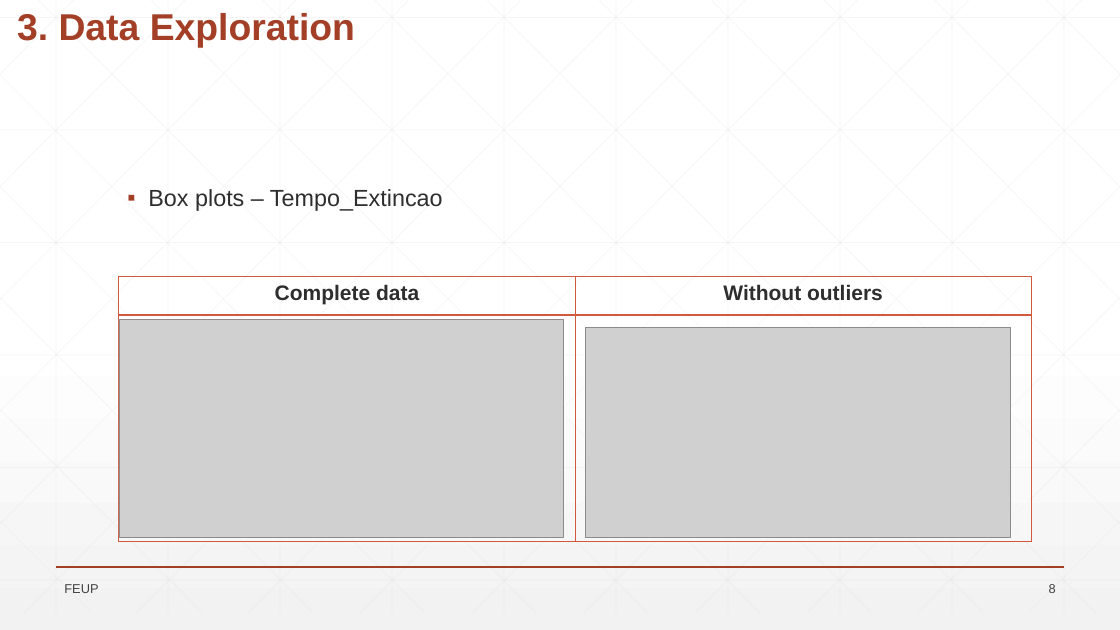
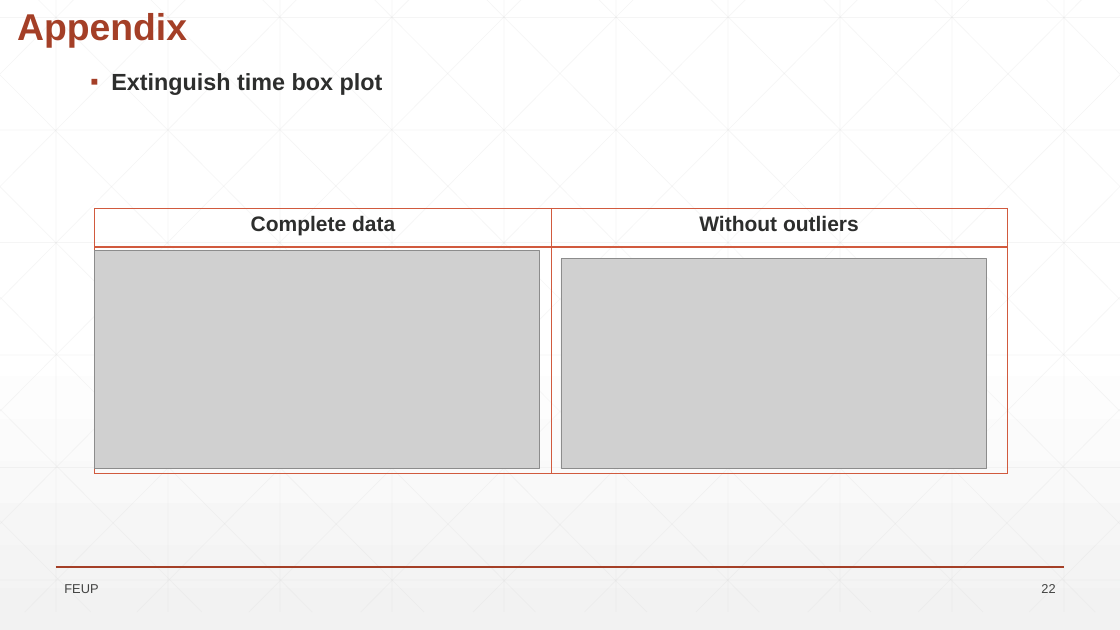
Before and after one commit to VascoBartolo/FCED_project, a slide deck: slide 22 of Trabalho_FSDE_stats_CT_VB/Wild_Fires_presentation.pptx (slide 8 before the commit). Drawn at 1120x630 pixels with LibreOffice and Linux fonts; fonts in the diff are those of the drawing; grey boxes stand for pictures; background and template pictures are left out. Boxes give left, top, right and bottom in pixels: in the first picture for what was removed or moved away, otherwise in the second. Text is boxed around its words. In the diff, an @@ line names an element or a change of style, - is before the commit and + after.

```diff
--- a/Trabalho_FSDE_stats_CT_VB/Wild_Fires_presentation.pptx
+++ b/Trabalho_FSDE_stats_CT_VB/Wild_Fires_presentation.pptx
@@ text at (x1=17, y1=13, x2=187, y2=47): text changed @@
-3. Data Exploration
+Appendix
@@ text added at (x1=111, y1=73, x2=383, y2=95), 20 pt, text #2D2E2D, bold @@
+▪ Extinguish time box plot
@@ 2 pictures, 1 table moved together from (x1=119, y1=277, x2=1032, y2=543) to (x1=95, y1=208, x2=1007, y2=474) @@
@@ text removed at (x1=148, y1=189, x2=443, y2=211) @@
-▪ Box plots – Tempo_Extincao
@@ page number at (x1=1041, y1=584, x2=1055, y2=593): text changed @@
-8
+22
```
Also in this commit, not shown: 19 other slides changed, 1 slide added, 1 slide removed, 1 other file.
